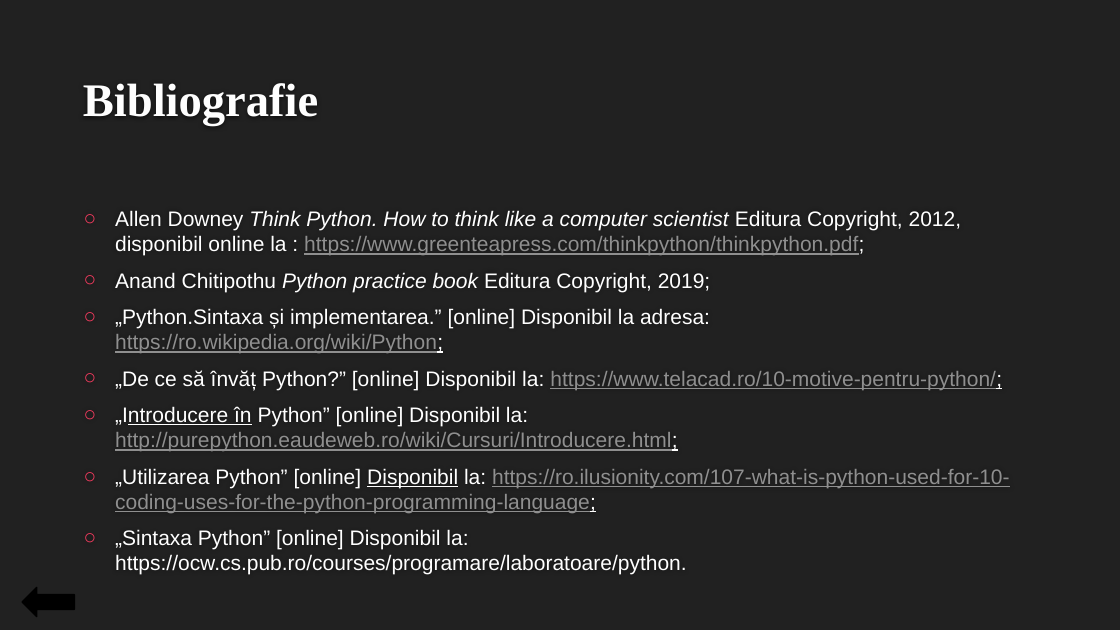
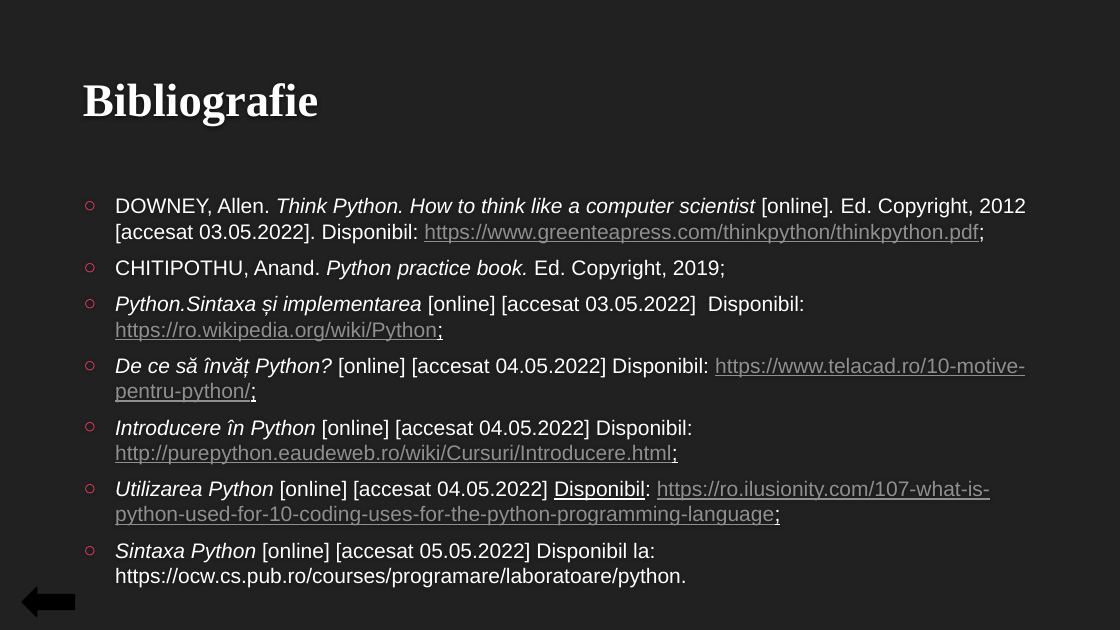
Before and after one commit to CernolevCorina/Python_introduction, a slide deck: slide 15 of Introducere în limbajul de programare Python.pptx (slide 14 before the commit). Drawn at 1120x630 pixels with LibreOffice and Linux fonts; fonts in the diff are those of the drawing; background and template pictures are left out. Boxes give left, top, right and bottom in pixels: in the first picture for what was removed or moved away, otherwise in the second. Text is boxed around its words. In the diff, an @@ line names an element or a change of style, - is before the commit and + after.

```diff
--- a/Introducere în limbajul de programare Python.pptx
+++ b/Introducere în limbajul de programare Python.pptx
@@ text at [115, 197, 1026, 588]: text changed @@
-○ Allen Downey Think Python. How to think like a computer scientist Editura Copyright, 2012, disponibil online la : https://www.greenteapress.com/thinkpython/thinkpython.pdf;
-○ Anand Chitipothu Python practice book Editura Copyright, 2019;
-○ „Python.Sintaxa și implementarea.” [online] Disponibil la adresa: https://ro.wikipedia.org/wiki/Python;
-○ „De ce să învăț Python?” [online] Disponibil la: https://www.telacad.ro/10-motive-pentru-python/;
-○ „Introducere în Python” [online] Disponibil la: http://purepython.eaudeweb.ro/wiki/Cursuri/Introducere.html;
-○ „Utilizarea Python” [online] Disponibil la: https://ro.ilusionity.com/107-what-is-python-used-for-10-coding-uses-for-the-python-programming-language;
-○ „Sintaxa Python” [online] Disponibil la: https://ocw.cs.pub.ro/courses/programare/laboratoare/python.
+○ DOWNEY, Allen. Think Python. How to think like a computer scientist [online]. Ed. Copyright, 2012 [accesat 03.05.2022]. Disponibil: https://www.greenteapress.com/thinkpython/thinkpython.pdf;
+○ CHITIPOTHU, Anand. Python practice book. Ed. Copyright, 2019;
+○ Python.Sintaxa și implementarea [online] [accesat 03.05.2022] Disponibil: https://ro.wikipedia.org/wiki/Python;
+○ De ce să învăț Python? [online] [accesat 04.05.2022] Disponibil: https://www.telacad.ro/10-motive-pentru-python/;
+○ Introducere în Python [online] [accesat 04.05.2022] Disponibil: http://purepython.eaudeweb.ro/wiki/Cursuri/Introducere.html;
+○ Utilizarea Python [online] [accesat 04.05.2022] Disponibil: https://ro.ilusionity.com/107-what-is-python-used-for-10-coding-uses-for-the-python-programming-language;
+○ Sintaxa Python [online] [accesat 05.05.2022] Disponibil la: https://ocw.cs.pub.ro/courses/programare/laboratoare/python.
```
Also in this commit, not shown: 9 other slides changed, 1 slide added, 1 other file.
